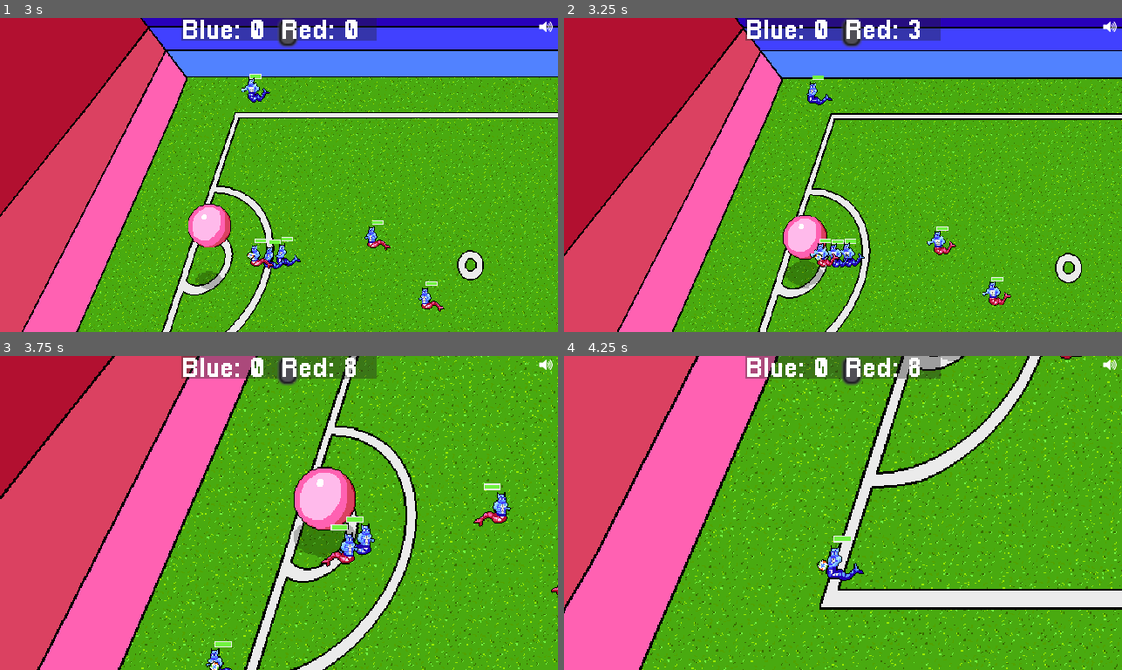
Above: before the commit, frames 1-4 (two rows, left to right).
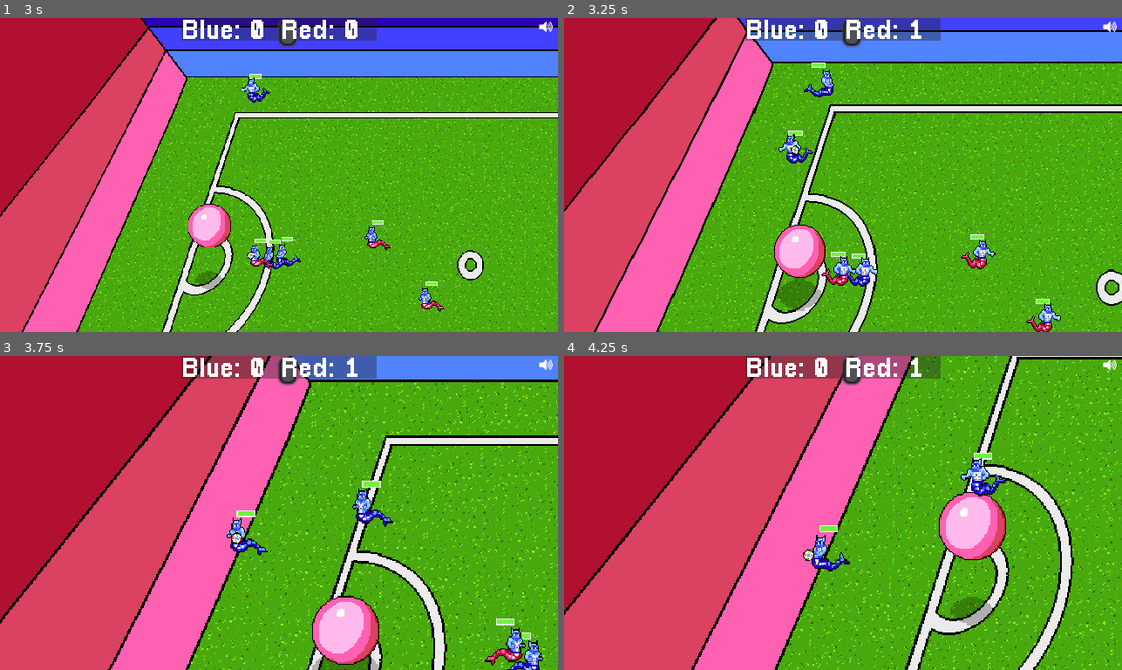
Above: after the commit, the same moments.

Repository: gamkedo-la/Elementaball
Game: Godot game, scene res://Node2D.tscn
Same seed, same stepped clock (60 frames per second), same inputs: the game is played once before the commit and once after it.
Inputs:
- Up to frame 1 (3 s): hold Up (ui_up) 0.53-2.03 s; hold Left (ui_left) from 2.03 s (still down)
- Up to frame 2 (3.25 s): keep holding Left (ui_left)
- Up to frame 3 (3.75 s): release Left (ui_left) at 3.53 s; hold Down (ui_down) from 3.53 s (still down)
- Up to frame 4 (4.25 s): keep holding Down (ui_down)

Frame 1 is identical in both runs. In frame 2, 36% of the frame differs, in the area x 0-100%, y 0-100%; in frame 3, 57%; in frame 4, 68%.

Commit message:
Goal scoring implemented

Diff:
--- a/Field and Equipment/Ball.gd
+++ b/Field and Equipment/Ball.gd
@@ -9,6 +9,7 @@
 var attacker
 var blocker
 var selecting = false
+var goalScoring = false
 
 #Variables for abilities
 var menuAbilities = []
@@ -194,9 +195,6 @@
 					SceneController.emit_signal("inPossession", body)
 					body.intercepting = false
 
-			#TODO: If ball collides with goal, score a point
-			if body.name == "Goal" or body.name == "Enemy Goal":
-				score_goal()
 
 
 func out_of_bounds():
@@ -205,6 +203,7 @@
 
 func score_goal():
 	SceneController.emit_signal("goalScored", attacker)
+	out_of_bounds()
 
 func _on_KickMenu_id_pressed(id):
 	initialize_kick(id)
@@ -387,4 +386,6 @@
 
 func _on_GoalBoundaryDetector_body_entered(body):
 	if "Goal" in body.name:
-		score_goal()
+		if goalScoring == false:
+			goalScoring = true
+			score_goal()
--- a/Players/AIPlayer.gd
+++ b/Players/AIPlayer.gd
@@ -126,6 +126,7 @@
 					self.position = throwInPoint
 					destination = throwInPoint
 					check_and_slide()
+					ball.goalScoring = false
 				if controlling == false:
 					yield(get_tree().create_timer(3.0), "timeout")
 					if ball.throwingIn == false and controlling == false:
